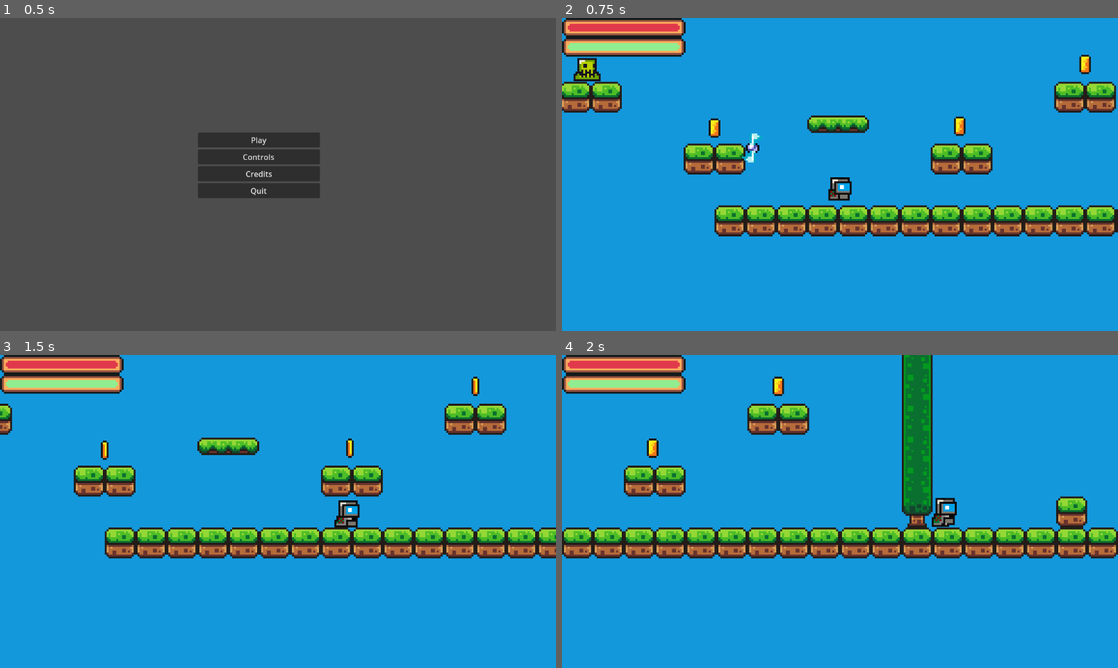
Above: before the commit, frames 1-4 (two rows, left to right).
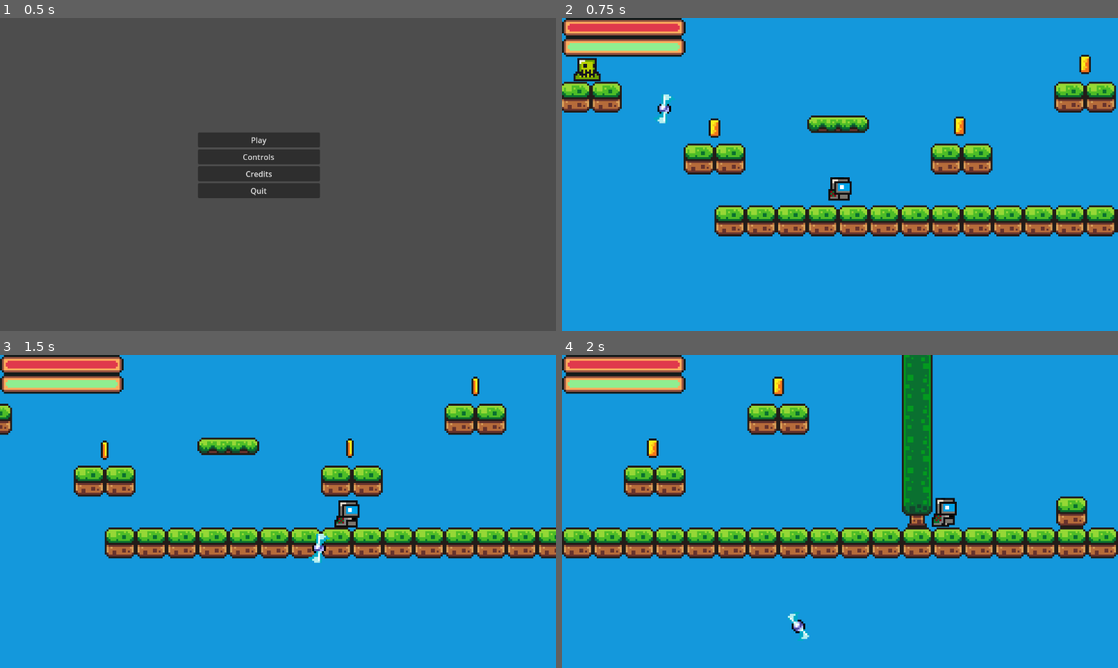
Above: after the commit, the same moments.

Repository: Nikman800/Lab_4_Game
Game: Godot game, scene res://scenes/mainmenu.tscn
Two runs of this game, one before a commit and one after it. Both use one fixed random seed, a clock stepped at 60 frames per second and the inputs below.
Inputs:
- Up to frame 1 (0.5 s): no input
- Up to frame 2 (0.75 s): click "Play" at 0.5 s
- Up to frame 3 (1.5 s): hold Right (move_right) from 1.28 s (still down); hold Z (dash) from 1.28 s (still down)
- Up to frame 4 (2 s): keep holding Right (move_right); keep holding Z (dash); tap Space (jump) at 1.52 s

Frame 1 is identical in both runs. In frame 2, 0.3% of the frame differs, in the area x 17-36%, y 24-47%; in frame 3, 0.2%; in frame 4, 0.1%.

Commit message:
Updated bullet logic

Diff:
--- a/scenes/game.tscn
+++ b/scenes/game.tscn
@@ -580,3 +580,5 @@
 
 [connection signal="healthChanged" from="Player" to="CanvasLayer/Node2D/Healthbar" method="_on_player_health_changed"]
 [connection signal="shoot" from="Kreep" to="BulletManager" method="_on_kreep_shoot"]
+[connection signal="shoot" from="Kreep2" to="BulletManager" method="_on_kreep_2_shoot"]
+[connection signal="shoot" from="Kreep3" to="BulletManager" method="_on_kreep_3_shoot"]
--- a/scenes/kreep1.tscn
+++ b/scenes/kreep1.tscn
@@ -1,7 +1,8 @@
-[gd_scene load_steps=11 format=3 uid="uid://btltvb8860a06"]
+[gd_scene load_steps=12 format=3 uid="uid://btltvb8860a06"]
 
 [ext_resource type="Script" path="res://scripts/kreep1.gd" id="1_ly2b3"]
 [ext_resource type="PackedScene" uid="uid://brnbw331wd8rw" path="res://scenes/hurtzone.tscn" id="2_a01jx"]
+[ext_resource type="PackedScene" uid="uid://bfre8gl33k8pr" path="res://scenes/bullet.tscn" id="2_b4yky"]
 [ext_resource type="Texture2D" uid="uid://4l2yddxh6ckw" path="res://assets/sprites/slime_green.png" id="3_7ygwq"]
 
 [sub_resource type="RectangleShape2D" id="RectangleShape2D_xrdgp"]
@@ -48,6 +49,7 @@
 
 [node name="Kreep" type="CharacterBody2D"]
 script = ExtResource("1_ly2b3")
+bullet_scene = ExtResource("2_b4yky")
 
 [node name="Hurtzone" parent="." instance=ExtResource("2_a01jx")]
 
@@ -81,4 +83,5 @@
 [node name="Timer" type="Timer" parent="."]
 wait_time = 5.0
 
+[connection signal="shoot" from="." to="." method="_on_shoot"]
 [connection signal="timeout" from="Timer" to="." method="_on_timer_timeout"]
--- a/scripts/BulletManager.gd
+++ b/scripts/BulletManager.gd
@@ -8,3 +8,20 @@
 	bullet.position = pos
 	bullet.direction = dir.normalized()
 	bullet.add_to_group("bullets")
+
+
+func _on_kreep_2_shoot(pos, dir):
+	var bullet = bullet_scene.instantiate()
+	add_child(bullet)
+	bullet.position = pos
+	bullet.direction = dir.normalized()
+	bullet.add_to_group("bullets")
+
+
+
+func _on_kreep_3_shoot(pos, dir):
+	var bullet = bullet_scene.instantiate()
+	add_child(bullet)
+	bullet.position = pos
+	bullet.direction = dir.normalized()
+	bullet.add_to_group("bullets")
--- a/scripts/bullet.gd
+++ b/scripts/bullet.gd
@@ -1,6 +1,6 @@
 extends Area2D
 
-var speed : int = 500
+var speed : int = 200
 var direction : Vector2
 
 
--- a/scripts/kreep1.gd
+++ b/scripts/kreep1.gd
@@ -6,6 +6,7 @@
 @onready var animated_sprite = $AnimatedSprite2D
 @onready var timer = $Timer
 
+@export var bullet_scene : PackedScene
 
 const SPEED = 60
 
@@ -43,9 +44,22 @@
 		var collision_shape = get_node("CollisionShape2D")  # Assuming it's a direct child
 		collision_shape.queue_free()
 
-func shoot_at_player(position, dir):
+func shoot_at_player(pos, dir):
 	print("Shooting at player")
-	shoot.emit(position, dir)
+
+	var bullet = bullet_scene.instantiate()
+	get_tree().root.add_child(bullet)
+	bullet.global_position = pos
+	bullet.direction = dir.normalized()
+	bullet.add_to_group("bullets")
+
+	#var bullet = bullet_scene.instantiate()
+	#add_child(bullet)
+	#bullet.position = pos
+	#bullet.direction = dir.normalized()
+	#bullet.add_to_group("bullets")
+
+	#shoot.emit(position, dir)
 	can_shoot = false
 
 
@@ -128,3 +142,11 @@
 
 func _on_timer_timeout():
 	can_shoot = true
+
+
+#func _on_shoot(pos, dir):
+	#var bullet = bullet_scene.instantiate()
+	#add_child(bullet)
+	#bullet.position = pos
+	#bullet.direction = dir.normalized()
+	#bullet.add_to_group("bullets")
